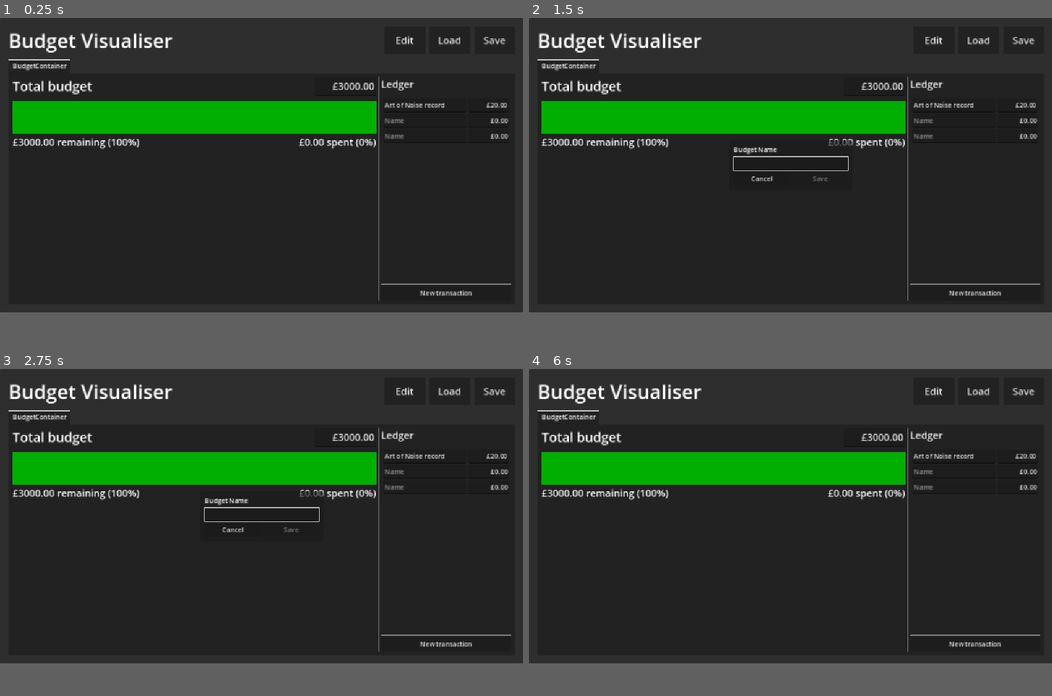
Above: before the commit, frames 1-4 (two rows, left to right).
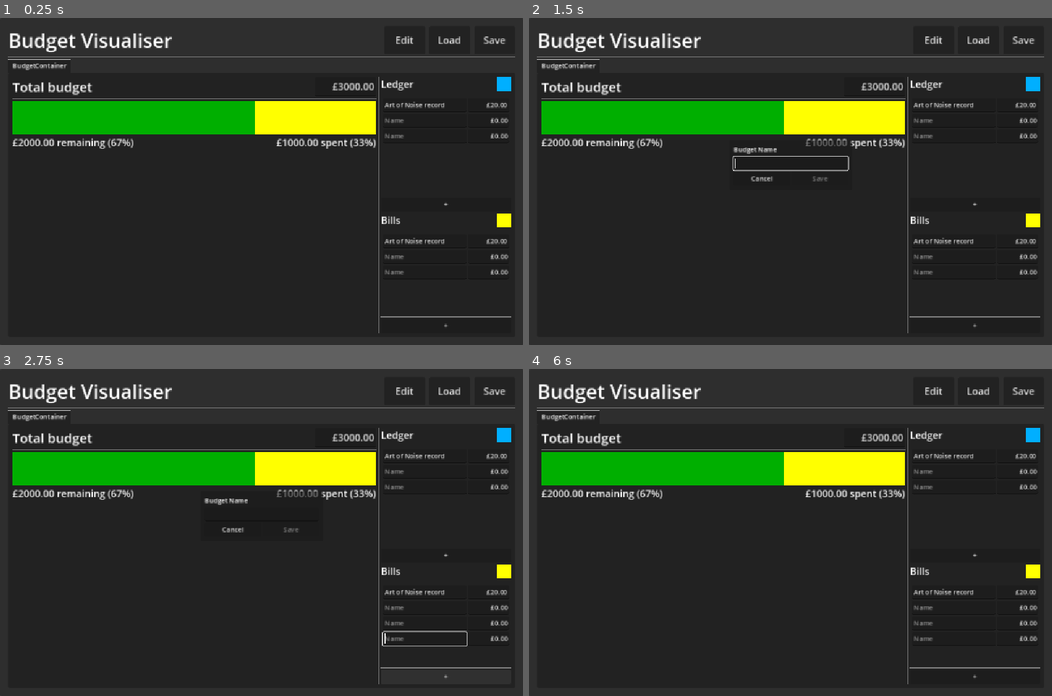
Above: after the commit, the same moments.

Repository: phrasmotica/budget-visualiser
Game: Godot game, scene res://app.tscn
The game is run twice, just before and just after one commit, with the same random seed, the same clock (stepped at 60 frames per second) and the same inputs.
Inputs (mouse positions are in pixels of both pictures, inside the frame that each line leads up to):
- Up to frame 1 (0.25 s): no input
- Up to frame 2 (1.5 s): click "Edit" at 0.5 s; click "New transaction" (after the commit: "+") at 1.25 s
- Up to frame 3 (2.75 s): click (444, 643) at 2 s, where only the run before the commit has a clickable "New transaction"
- Up to frame 4 (6 s): click "Edit" at 2.75 s; click "New transaction" (after the commit: "+") at 3.5 s; click "Edit" at 4.25 s; click "New transaction" (after the commit: "+") at 5 s; click "Cancel" at 5.75 s
In our replay, the window is 800x450 before the commit and 800x500 after it. These sizes can differ from the game's own. Grey fills any space a smaller window leaves; there, only what the larger window draws over its background counts as a difference.

The runs differ from the first frame. In frame 1, 5.4% of the frame differs, in the area x 1-99%, y 4-97%; in frame 2, 5.7%; in frame 3, 5.9%; in frame 4, 5.5%.

Commit message:
Implement ledger panel for adding bills to budget
Squashed commit of the following:

commit 98cc9cf6ffa9b7f150b588e5679154c36ead11cd
Author: Julian Lawrance <julian.lawrance@gmail.com>
Date:   Tue Nov 12 17:31:01 2024 +0000

    Add colour hint to ledger panels

commit 4da5cdd2dd6c17f2d15e4167c11356fdb8738640
Author: Julian Lawrance <julian.lawrance@gmail.com>
Date:   Tue Nov 12 17:25:37 2024 +0000

    Add colour to budget bar indicating how much is spent on bills

commit 7e698221785f65734eff666f3dc01f577e18aa11
Author: Julian Lawrance <julian.lawrance@gmail.com>
Date:   Tue Nov 12 17:18:07 2024 +0000

    Ensure bills are loaded into their panel properly

commit 8c4d42715195adf631a3131905b262d3e5e042df
Author: Julian Lawrance <julian.lawrance@gmail.com>
Date:   Tue Nov 12 13:29:26 2024 +0000

    Account for bills (pretty much the same as transactions) in the budget

commit b718929055119f4a35dba97f466d5e2f38381b7c
Author: Julian Lawrance <julian.lawrance@gmail.com>
Date:   Mon Nov 11 17:58:52 2024 +0000

    Indicate overspending when transactions sum to a greater amount than the total budget

commit 57e8f8565953be644bfa57bc1a9aee80c67a1c11
Author: Julian Lawrance <julian.lawrance@gmail.com>
Date:   Mon Nov 11 12:59:33 2024 +0000

    Create an instance of LedgerPanel scene for adding bills to budget

Diff:
--- a/project.godot
+++ b/project.godot
@@ -18,7 +18,7 @@
 [display]
 
 window/size/viewport_width=1280
-window/size/viewport_height=720
+window/size/viewport_height=800
 window/stretch/mode="canvas_items"
 
 [input]
--- a/scenes/budget_bar.tscn
+++ b/scenes/budget_bar.tscn
@@ -6,6 +6,9 @@
 offset_right = 600.0
 offset_bottom = 80.0
 script = ExtResource("1_50njm")
+spent = 500.0
+underspent_colour = Color(0, 0.686275, 1, 1)
+overspent_colour = Color(1, 0, 0, 1)
 
 [node name="BarsContainer" type="HBoxContainer" parent="."]
 custom_minimum_size = Vector2(600, 80)
@@ -16,15 +19,22 @@
 unique_name_in_owner = true
 layout_mode = 2
 size_flags_horizontal = 3
-size_flags_stretch_ratio = 66.6667
+size_flags_stretch_ratio = 50.0
 color = Color(0, 0.686638, 3.85046e-07, 1)
 
 [node name="SpentBar" type="ColorRect" parent="BarsContainer"]
 unique_name_in_owner = true
 layout_mode = 2
 size_flags_horizontal = 3
+size_flags_stretch_ratio = 16.6667
+color = Color(0, 0.686275, 1, 1)
+
+[node name="BillsBar" type="ColorRect" parent="BarsContainer"]
+unique_name_in_owner = true
+layout_mode = 2
+size_flags_horizontal = 3
 size_flags_stretch_ratio = 33.3333
-color = Color(0, 0.686275, 1, 1)
+color = Color(1, 1, 0, 1)
 
 [node name="Labels" type="HBoxContainer" parent="."]
 layout_mode = 2
@@ -33,7 +43,7 @@
 unique_name_in_owner = true
 layout_mode = 2
 theme_override_font_sizes/font_size = 24
-text = "£2000.00 remaining (67%)"
+text = "£1500.00 remaining (50%)"
 
 [node name="Spacer" type="Control" parent="Labels"]
 layout_mode = 2
@@ -43,4 +53,4 @@
 unique_name_in_owner = true
 layout_mode = 2
 theme_override_font_sizes/font_size = 24
-text = "£1000.00 spent (33%)"
+text = "£1500.00 spent (50%)"
--- a/scenes/budget_panel.tscn
+++ b/scenes/budget_panel.tscn
@@ -8,6 +8,7 @@
 custom_minimum_size = Vector2(800, 500)
 size_flags_horizontal = 3
 script = ExtResource("1_ppict")
+spent = 1000.0
 
 [node name="PlaceholderLabel" type="Label" parent="."]
 visible = false
--- a/scenes/ledger_panel.tscn
+++ b/scenes/ledger_panel.tscn
@@ -24,24 +24,35 @@
 amount = 0.0
 
 [node name="LedgerPanel" type="MarginContainer" node_paths=PackedStringArray("transaction_inputs")]
-offset_right = 308.0
-offset_bottom = 424.0
+offset_right = 318.0
+offset_bottom = 289.0
 script = ExtResource("1_6ty6e")
 transaction_inputs = [NodePath("VBoxContainer/ScrollContainer/MarginContainer/TransactionInputContainer/TransactionInpu …(211 unchanged characters)…
 
 [node name="VBoxContainer" type="VBoxContainer" parent="."]
 layout_mode = 2
 
-[node name="LedgerLabel" type="Label" parent="VBoxContainer"]
+[node name="HBoxContainer" type="HBoxContainer" parent="VBoxContainer"]
 layout_mode = 2
+
+[node name="TitleLabel" type="Label" parent="VBoxContainer/HBoxContainer"]
+unique_name_in_owner = true
+layout_mode = 2
+size_flags_horizontal = 3
 theme_override_font_sizes/font_size = 24
 text = "Ledger"
+
+[node name="ColourHintRect" type="ColorRect" parent="VBoxContainer/HBoxContainer"]
+unique_name_in_owner = true
+custom_minimum_size = Vector2(34, 0)
+layout_mode = 2
+color = Color(0, 0.686275, 1, 1)
 
 [node name="HSeparator" type="HSeparator" parent="VBoxContainer"]
 layout_mode = 2
 
 [node name="ScrollContainer" type="ScrollContainer" parent="VBoxContainer"]
-custom_minimum_size = Vector2(300, 200)
+custom_minimum_size = Vector2(200, 200)
 layout_mode = 2
 size_flags_vertical = 3
 follow_focus = true
@@ -79,6 +90,6 @@
 
 [node name="NewTransactionButton" type="Button" parent="VBoxContainer"]
 layout_mode = 2
-text = "New transaction"
+text = "+"
 
 [connection signal="pressed" from="VBoxContainer/NewTransactionButton" to="." method="_on_new_transaction_button_pressed"]
--- a/scenes/ui.tscn
+++ b/scenes/ui.tscn
@@ -8,7 +8,7 @@
 [node name="UI" type="PanelContainer"]
 custom_minimum_size = Vector2(1280, 720)
 offset_right = 1280.0
-offset_bottom = 720.0
+offset_bottom = 800.0
 script = ExtResource("1_5131p")
 
 [node name="MarginContainer" type="MarginContainer" parent="."]
@@ -79,10 +79,20 @@
 [node name="VSeparator" type="VSeparator" parent="MarginContainer/VBoxContainer/TabContainer/BudgetContainer/HBoxContainer"]
 layout_mode = 2
 
-[node name="LedgerPanel" parent="MarginContainer/VBoxContainer/TabContainer/BudgetContainer/HBoxContainer" instance=ExtResource("1_tkijw")]
+[node name="VBoxContainer" type="VBoxContainer" parent="MarginContainer/VBoxContainer/TabContainer/BudgetContainer/HBoxContainer"]
+layout_mode = 2
+
+[node name="LedgerPanel" parent="MarginContainer/VBoxContainer/TabContainer/BudgetContainer/HBoxContainer/VBoxContainer" instance=ExtResource("1_tkijw")]
 unique_name_in_owner = true
-custom_minimum_size = Vector2(300, 0)
 layout_mode = 2
+size_flags_vertical = 3
+colour_hint = Color(0, 0.686275, 1, 1)
+
+[node name="BillsPanel" parent="MarginContainer/VBoxContainer/TabContainer/BudgetContainer/HBoxContainer/VBoxContainer" instance=ExtResource("1_tkijw")]
+unique_name_in_owner = true
+layout_mode = 2
+title = "Bills"
+colour_hint = Color(1, 1, 0, 1)
 
 [node name="ModalLayer" type="CanvasLayer" parent="."]
 
@@ -101,6 +111,7 @@
 [connection signal="pressed" from="MarginContainer/VBoxContainer/HBoxContainer2/LoadButton" to="." method="_on_load_button_pressed"]
 [connection signal="pressed" from="MarginContainer/VBoxContainer/HBoxContainer2/SaveButton" to="." method="_on_save_button_pressed"]
 [connection signal="budget_changed" from="MarginContainer/VBoxContainer/TabContainer/BudgetContainer/HBoxContainer/BudgetPanel" to="." method="_on_budget_panel_budget_changed"]
-[connection signal="transactions_changed" from="MarginContainer/VBoxContainer/TabContainer/BudgetContainer/HBoxContainer/LedgerPanel" to="MarginContainer/VBoxContainer/TabContainer/BudgetContainer/HBoxContainer/BudgetPanel" method="_on_ledger_panel_transactions_changed"]
+[connection signal="transactions_changed" from="MarginContainer/VBoxContainer/TabContainer/BudgetContainer/HBoxContainer/VBoxContainer/LedgerPanel" to="MarginContainer/VBoxContainer/TabContainer/BudgetContainer/HBoxContainer/BudgetPanel" method="_on_ledger_panel_transactions_changed"]
+[connection signal="transactions_changed" from="MarginContainer/VBoxContainer/TabContainer/BudgetContainer/HBoxContainer/VBoxContainer/BillsPanel" to="MarginContainer/VBoxContainer/TabContainer/BudgetContainer/HBoxContainer/BudgetPanel" method="_on_bills_panel_transactions_changed"]
 [connection signal="modal_hidden" from="ModalLayer/RenameModalContainer/RenameModal" to="." method="_on_rename_modal_modal_hidden"]
 [connection signal="name_submitted" from="ModalLayer/RenameModalContainer/RenameModal" to="." method="_on_rename_modal_name_submitted"]
--- a/scripts/budget.gd
+++ b/scripts/budget.gd
@@ -19,6 +19,13 @@
         handle_property_change_from_editor()
 
 @export
+var bills: Array[Transaction] = []:
+    set(value):
+        bills = value
+
+        handle_property_change_from_editor()
+
+@export
 var total_budget: float = 0:
     set(value):
         total_budget = value
--- a/scripts/budget_bar.gd
+++ b/scripts/budget_bar.gd
@@ -8,9 +8,27 @@
 		_refresh()
 
 @export
-var spent: float = 1000:
+var spent: float = 0:
 	set(value):
 		spent = value
+		_refresh()
+
+@export
+var bills_spent: float = 1000:
+	set(value):
+		bills_spent = value
+		_refresh()
+
+@export
+var underspent_colour: Color:
+	set(value):
+		underspent_colour = value
+		_refresh()
+
+@export
+var overspent_colour: Color:
+	set(value):
+		overspent_colour = value
 		_refresh()
 
 @onready
@@ -20,25 +38,44 @@
 var spent_bar: ColorRect = %SpentBar
 
 @onready
+var bills_bar: ColorRect = %BillsBar
+
+@onready
 var remaining_label: Label = %RemainingLabel
 
 @onready
 var spent_label: Label = %SpentLabel
 
 func _refresh():
-	var spent_fraction := spent / total_budget
+	var bills_spent_fraction := clampf(bills_spent / total_budget, 0, 1)
+	var spent_fraction := clampf(spent / total_budget, 0, 1)
+
+	var total_spent_fraction := bills_spent_fraction + spent_fraction
+	if total_spent_fraction > 1:
+		# assume the bills did not cost more than the total budget
+		spent_fraction = 1 - bills_spent_fraction
 
 	if remaining_bar:
-		remaining_bar.size_flags_stretch_ratio = 100 * (1 - spent_fraction)
+		remaining_bar.size_flags_stretch_ratio = 100 * (1 - spent_fraction - bills_spent_fraction)
 
 	if spent_bar:
 		spent_bar.size_flags_stretch_ratio = 100 * spent_fraction
 
+	if bills_bar:
+		bills_bar.size_flags_stretch_ratio = 100 * bills_spent_fraction
+
 	# only display whole percentages in labels
-	var spent_ratio := roundi(100 * spent / total_budget)
+	var total_spent := spent + bills_spent
+	var remaining_amount := total_budget - total_spent
+	var spent_ratio := clampi(roundi(100 * total_spent / total_budget), 0, 100)
 
 	if remaining_label:
-		remaining_label.text = "£%.2f remaining (%d%%)" % [total_budget - spent, (100 - spent_ratio)]
+		if remaining_amount >= 0:
+			spent_bar.color = underspent_colour
+			remaining_label.text = "£%.2f remaining (%d%%)" % [remaining_amount, (100 - spent_ratio)]
+		else:
+			spent_bar.color = overspent_colour
+			remaining_label.text = "£%.2f deficit!" % [-remaining_amount]
 
 	if spent_label:
-		spent_label.text = "£%.2f spent (%d%%)" % [spent, spent_ratio]
+		spent_label.text = "£%.2f spent (%d%%)" % [total_spent, spent_ratio]
--- a/scripts/budget_panel.gd
+++ b/scripts/budget_panel.gd
@@ -13,12 +13,20 @@
 			update_budget()
 
 @export
-var spent: float = 1000:
+var spent: float = 0:
 	set(value):
 		spent = value
 
 		if budget_bar:
 			budget_bar.spent = spent
+
+@export
+var bills_spent: float = 1000:
+	set(value):
+		bills_spent = value
+
+		if budget_bar:
+			budget_bar.bills_spent = bills_spent
 
 @onready
 var total_budget_edit: MoneyEdit = %TotalBudgetEdit
@@ -28,6 +36,7 @@
 
 var _budget_internal: Budget
 var _transactions_internal: Array[Transaction] = []
+var _bills_internal: Array[Transaction] = []
 
 signal budget_changed(budget: Budget)
 
@@ -64,8 +73,25 @@
 	var remaining := total_budget - spent
 	print("There is " + str(remaining) + " left in the budget")
 
+func overwrite_bills(bills: Array) -> void:
+	_bills_internal.clear()
+
+	for b in bills:
+		print("Overwriting with %s %.2f" % [b.name, b.amount])
+		_bills_internal.append(b as Transaction)
+
+	bills_spent = _bills_internal.map(func(t): return t.amount).reduce(sumf, 0)
+
+	var remaining := total_budget - spent - bills_spent
+	print("There is " + str(remaining) + " left in the budget")
+
 func _on_ledger_panel_transactions_changed(transactions: Array) -> void:
 	overwrite_transactions(transactions)
+
+	broadcast()
+
+func _on_bills_panel_transactions_changed(transactions: Array) -> void:
+	overwrite_bills(transactions)
 
 	broadcast()
 
@@ -79,6 +105,7 @@
 
 	_budget_internal.total_budget = total_budget
 	_budget_internal.transactions = _transactions_internal
+	_budget_internal.bills = _bills_internal
 
 	# budget name is set elsewhere
 
--- a/scripts/ledger_panel.gd
+++ b/scripts/ledger_panel.gd
@@ -2,7 +2,27 @@
 class_name LedgerPanel extends MarginContainer
 
 @export
+var title := "Ledger":
+	set(value):
+		title = value
+
+		update_title()
+
+@export
+var colour_hint: Color:
+	set(value):
+		colour_hint = value
+
+		update_colour_hint()
+
+@export
 var transaction_inputs: Array[TransactionInput] = []
+
+@onready
+var title_label: Label = %TitleLabel
+
+@onready
+var colour_hint_rect: ColorRect = %ColourHintRect
 
 @onready
 var transaction_input_container: VBoxContainer = %TransactionInputContainer
@@ -16,6 +36,9 @@
 signal transactions_changed(transactions: Array[Transaction])
 
 func _ready():
+	update_title()
+	update_colour_hint()
+
 	for ti: TransactionInput in transaction_inputs:
 		connect_input(ti)
 
@@ -54,6 +77,14 @@
 		transaction_input_container.add_child(ti)
 		transaction_inputs.append(ti)
 		connect_input(ti)
+
+func update_title():
+	if title_label:
+		title_label.text = title
+
+func update_colour_hint():
+	if colour_hint_rect:
+		colour_hint_rect.color = colour_hint
 
 func handle_adjust_transaction(transaction: Transaction) -> void:
 	print("Transaction " + str(transaction.id) + " for " + transaction.name + " has amount " + str(transaction.amount))
--- a/scripts/save_data.gd
+++ b/scripts/save_data.gd
@@ -11,3 +11,6 @@
 
 @export
 var transactions: Array[Transaction] = []
+
+@export
+var bills: Array[Transaction] = []
--- a/scripts/ui.gd
+++ b/scripts/ui.gd
@@ -9,6 +9,9 @@
 
 @onready
 var ledger_panel: LedgerPanel = %LedgerPanel
+
+@onready
+var bills_panel: LedgerPanel = %BillsPanel
 
 @onready
 var rename_modal_container: Container = %RenameModalContainer
@@ -27,8 +30,8 @@
 		var screen_size := DisplayServer.screen_get_size()
 		var small_window_size := screen_size * 3 / 4
 
-		# display at 16:9 regardless of screen's aspect ratio
-		var small_window_height := small_window_size.x * 9.0 / 16
+		# display at 16:10 regardless of screen's aspect ratio
+		var small_window_height := small_window_size.x * 5.0 / 8
 		small_window_size.y = int(small_window_height)
 
 		var window := get_window()
@@ -50,11 +53,13 @@
 	budget.name = data.name
 	budget.total_budget = data.total_budget
 	budget.transactions = data.transactions
+	budget.bills = data.bills
 
 	set_budget_title(budget.name)
 
 	budget_panel.inject(budget)
 	ledger_panel.inject(budget.transactions)
+	bills_panel.inject(budget.bills)
 	rename_modal.inject(budget)
 
 func _on_budget_panel_budget_changed(budget: Budget) -> void:
@@ -71,6 +76,7 @@
 	_save_data.id = budget.id
 	_save_data.total_budget = budget.total_budget
 	_save_data.transactions = budget.transactions
+	_save_data.bills = budget.bills
 
 	created_save_data.emit(_save_data)
 
@@ -96,6 +102,7 @@
 		rename_modal.show()
 
 	ledger_panel.prevent_input()
+	bills_panel.prevent_input()
 
 func _on_rename_modal_name_submitted(new_name: String) -> void:
 	print("Renaming budget to " + new_name)
@@ -114,3 +121,4 @@
 		rename_modal_container.mouse_filter = Control.MOUSE_FILTER_IGNORE
 
 	ledger_panel.allow_input()
+	bills_panel.allow_input()
Not shown: 2 places in scenes/ledger_panel.tscn that only renumber resources
